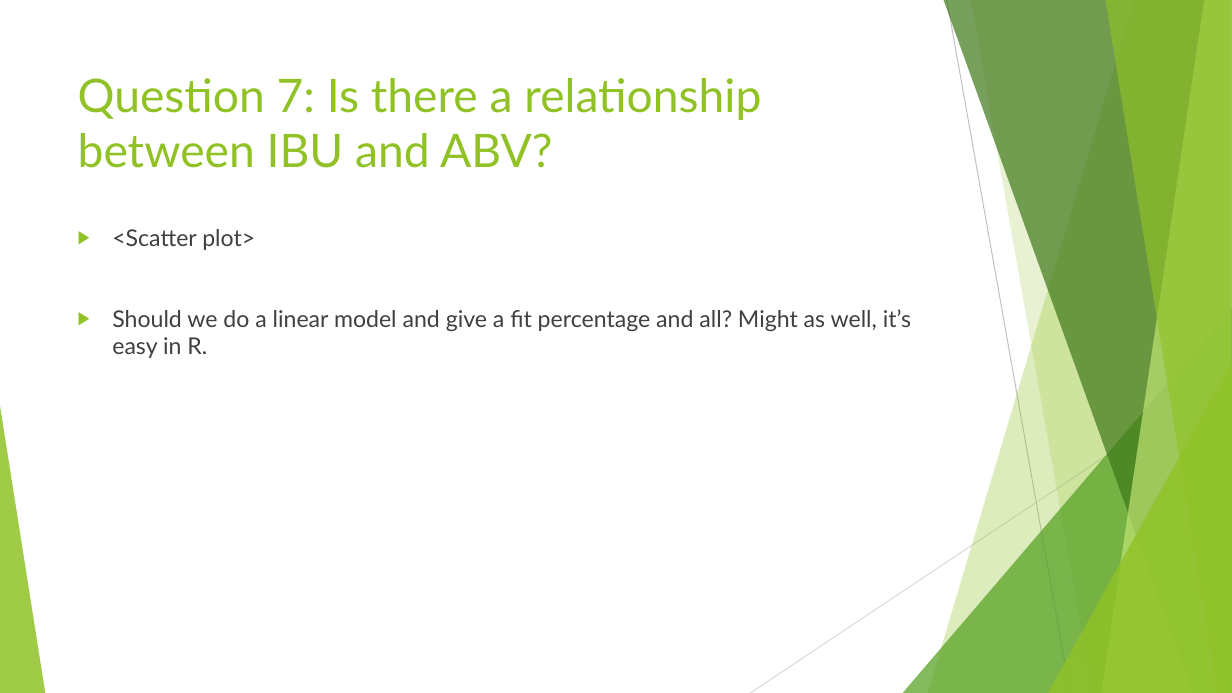
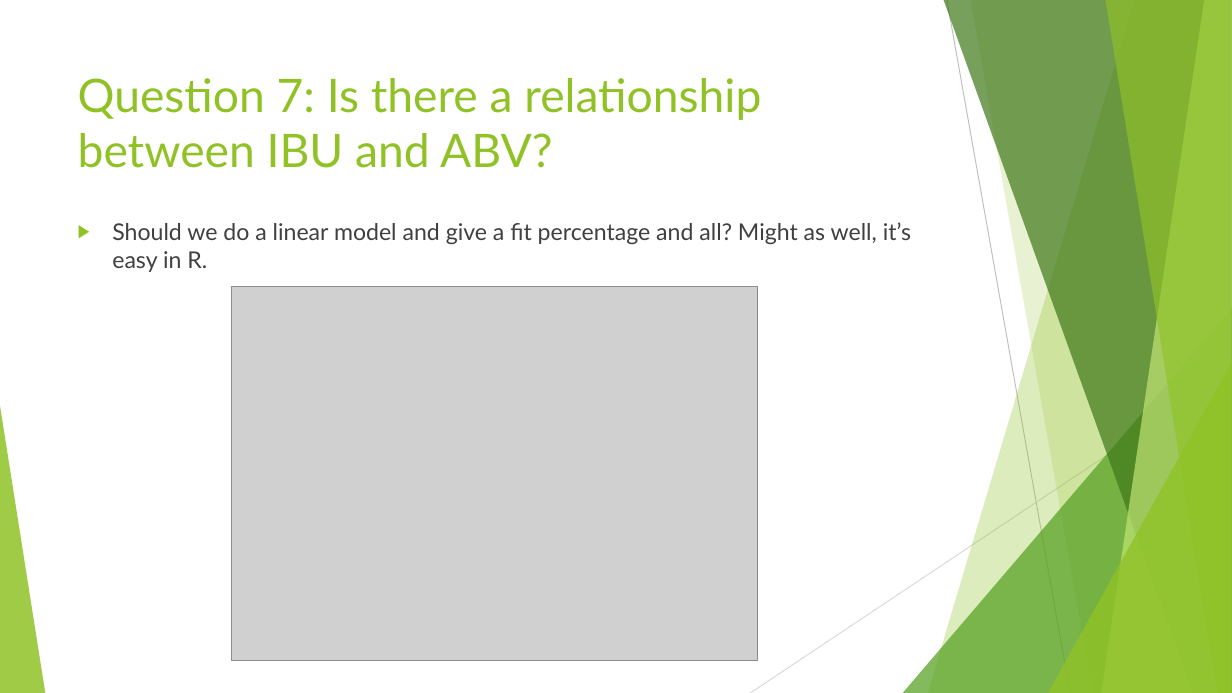
Before and after one commit to vazquezs123/DATA_SCIENCE_CS01, a slide deck: slide 16 of Breweries and Beer Study.pptx. Drawn at 1232x693 pixels with LibreOffice and Linux fonts; fonts in the diff are those of the drawing; grey boxes stand for pictures. Boxes give left, top, right and bottom in pixels: in the first picture for what was removed or moved away, otherwise in the second. Text is boxed around its words. In the diff, an @@ line names an element or a change of style, - is before the commit and + after.

```diff
--- a/Breweries and Beer Study.pptx
+++ b/Breweries and Beer Study.pptx
@@ text at (112, 229, 255, 250): paragraph removed @@
-▶ <Scatter plot>
@@ picture added at (232, 287, 758, 660) @@
```
Also in this commit, not shown: 9 other slides changed, 4 other files.
